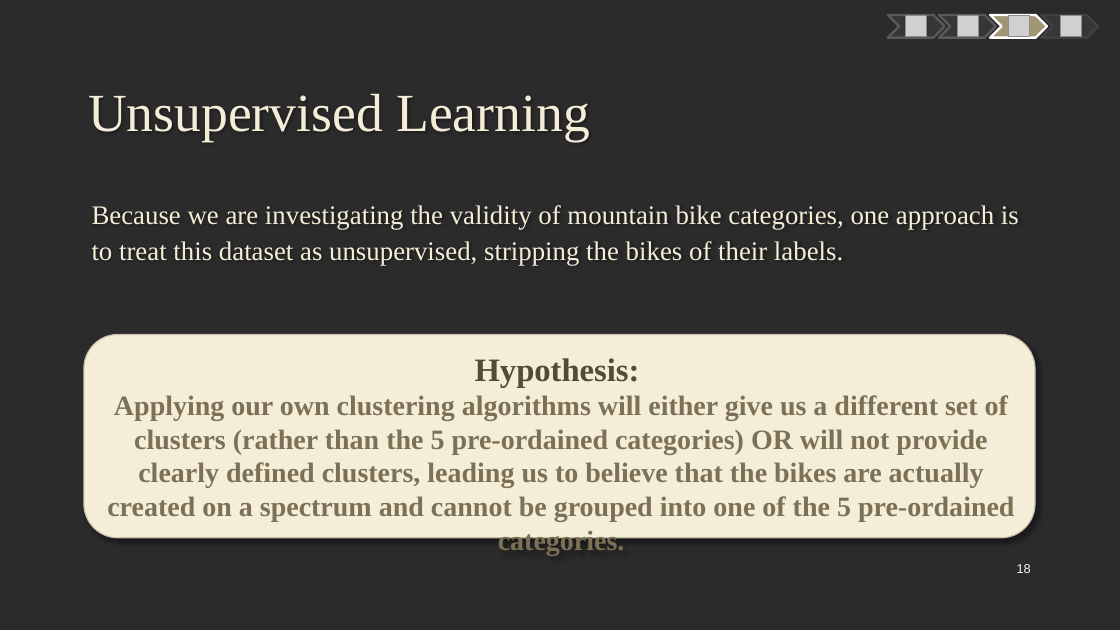
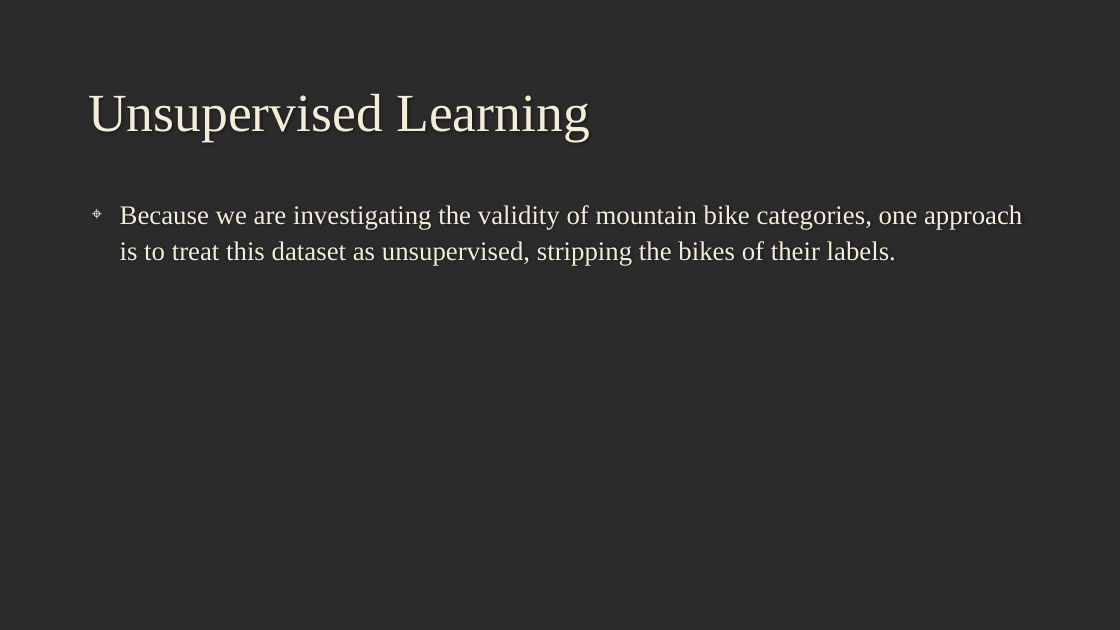
Before and after one commit to mczerwin/MTB-Categorization-Analysis, a slide deck: slide 15 of Reports/MTB Data Analysis Presentation.pptx (slide 18 before the commit). Drawn at 1120x630 pixels with LibreOffice and Linux fonts; fonts in the diff are those of the drawing; grey boxes stand for pictures; background and template pictures are left out; a plain dark background stands for a picture behind light text. Boxes give left, top, right and bottom in pixels: in the first picture for what was removed or moved away, otherwise in the second. Text is boxed around its words. In the diff, an @@ line names an element or a change of style, - is before the commit and + after.

```diff
--- a/Reports/MTB Data Analysis Presentation.pptx
+++ b/Reports/MTB Data Analysis Presentation.pptx
@@ freeform shape removed at [888, 15, 945, 38] @@
@@ picture removed at [906, 16, 927, 37] @@
@@ freeform shape removed at [939, 15, 996, 38] @@
@@ picture removed at [958, 16, 979, 37] @@
@@ freeform shape removed at [991, 15, 1048, 38] @@
@@ picture removed at [1009, 16, 1030, 37] @@
@@ freeform shape removed at [1042, 15, 1099, 38] @@
@@ picture removed at [1060, 16, 1081, 37] @@
@@ text "Because we are investigating the ..." at [120, 205, 1022, 265]: bullet none to ⌖ @@
@@ rounded rectangle removed at [84, 334, 1035, 538] @@
-Hypothesis:
-Applying our own clustering algorithms will either give us a different set of clusters (rather than the 5 pre-ordained categories) OR will not provide clearly defined clusters, leading us to believe that the bikes are actually created on a spectrum and cannot be grouped into one of the 5 pre-ordained categories.
@@ page number removed at [1017, 564, 1031, 573] @@
-18
```
Also in this commit, not shown: 17 other slides changed, 5 slides added, 5 slides removed.
